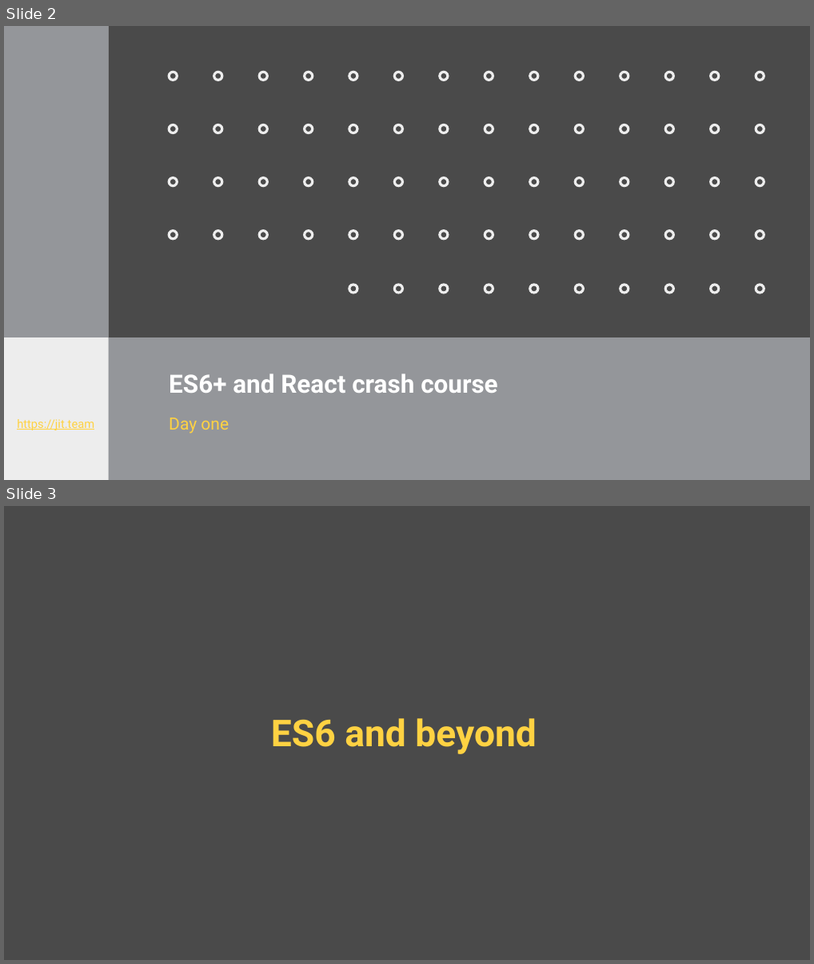
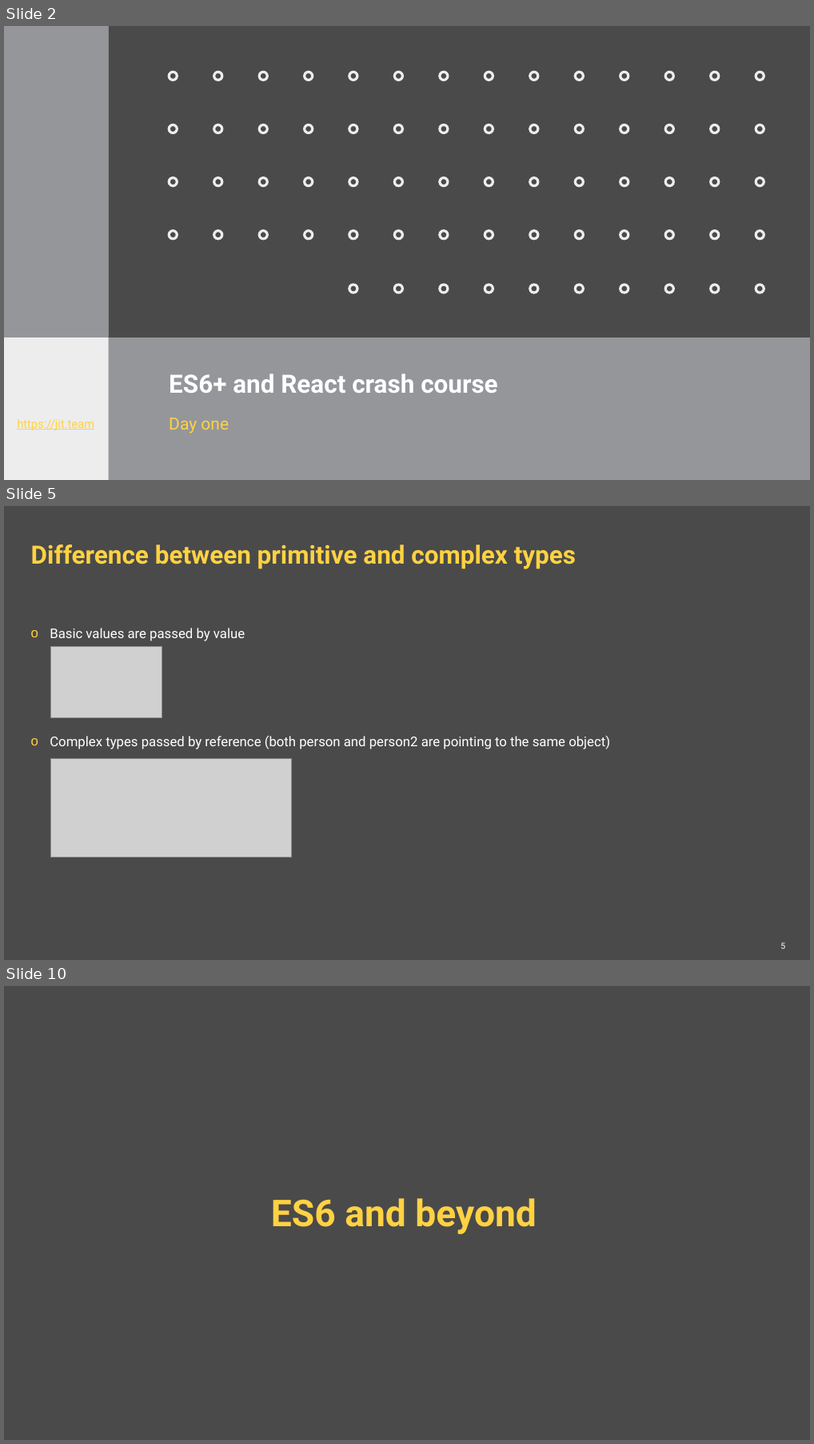
Before and after one commit to ppuzio/react-course-examples, a slide deck: React BEST course.pptx. Shown one above the other, each under a label of ours: slides 2 and 3 before the commit, slides 2, 5 and 10 after it; the slides between them are not shown. The pictures are 814x964 and 814x1444 pixels, drawn with LibreOffice and Linux fonts; fonts in the diff are those of the drawing; grey boxes stand for pictures; background and template pictures are left out. Boxes give left, top, right and bottom in pixels: in the first picture for what was removed or moved away, otherwise in the second. Text is boxed around its words. In the diff, an @@ line names an element or a change of style, - is before the commit and + after.

```diff
--- a/React BEST course.pptx
+++ b/React BEST course.pptx
@@ slide 5 added at <box>4,506,810,960</box>, background #4A4A4A @@
@@ title added at <box>31,544,576,569</box>, 30 pt, text #FFD242, bold @@
+Difference between primitive and complex types
@@ text added at <box>50,628,610,749</box>, 16 pt, text #FFFFFF @@
+o Basic values are passed by value
+o Complex types passed by reference (both person and person2 are pointing to the same object)
@@ picture added at <box>50,646,162,718</box> @@
@@ picture added at <box>50,758,291,857</box> @@
@@ page number added at <box>781,942,786,948</box>, 10 pt, text #FFFFFF @@
+5
@@ what was slide 3 is now slide 10 @@
```
Also in this commit, not shown: 8 slides changed, 6 other slides added, 4 other files.
